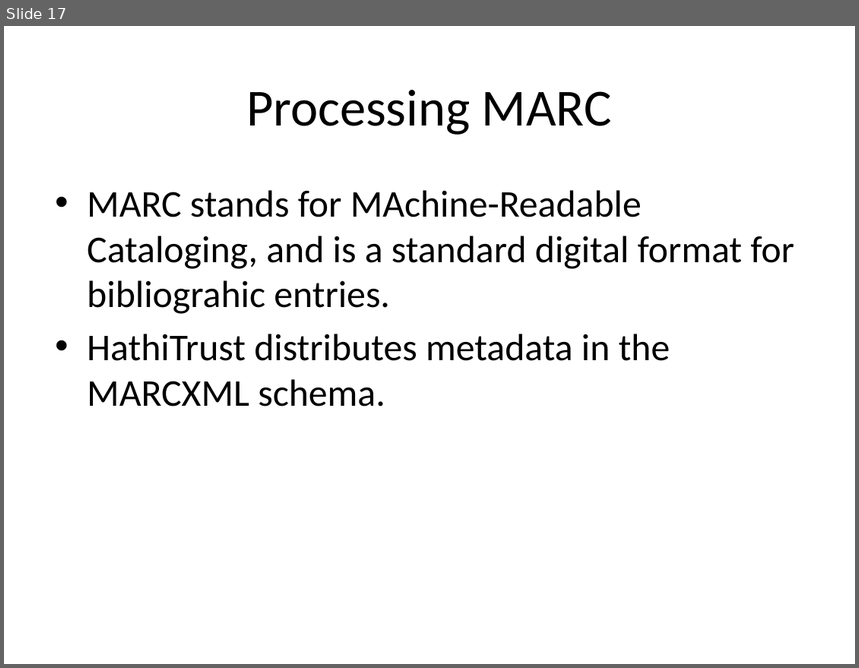
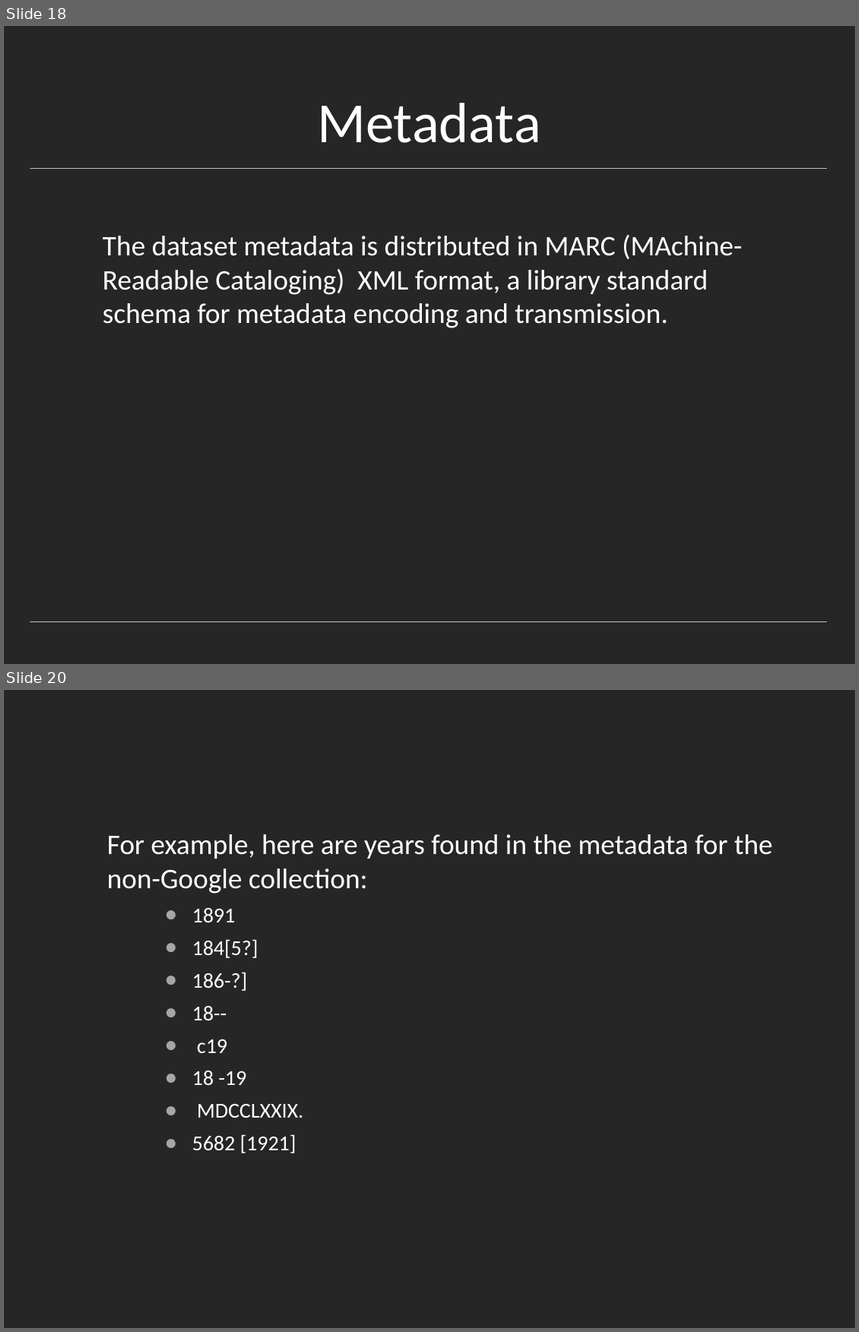
Before and after one commit to rlmv/hathitrust-soer, a slide deck: notes/HathiTrust.pptx. Shown one above the other, each under a label of ours: slide 17 before the commit, slides 18 and 20 after it; the slides between them are not shown. The pictures are 859x668 and 859x1332 pixels, drawn with LibreOffice and Linux fonts; fonts in the diff are those of the drawing. Boxes give left, top, right and bottom in pixels: in the first picture for what was removed or moved away, otherwise in the second. Text is boxed around its words. In the diff, an @@ line names an element or a change of style, - is before the commit and + after.

```diff
--- a/notes/HathiTrust.pptx
+++ b/notes/HathiTrust.pptx
@@ slide 20 added at <box>4,690,855,1328</box>, background #262626 @@
@@ text added at <box>107,834,773,1154</box>, 24 pt, text #FFFFFF @@
+For example, here are years found in the metadata for the non-Google collection:
+      ● 1891
+      ● 184[5?]
+      ● 186-?]
+      ● 18--
+      ● c19
+      ● 18 -19
+      ● MDCCLXXIX.
+      ● 5682 [1921]
@@ what was slide 17 is now slide 18 @@
@@ slide 18 changed as well @@
@@ background #FFFFFF to #262626 @@
@@ title "Metadata" at <box>317,103,541,143</box>: vertical alignment middle to bottom @@
@@ title at <box>317,103,541,143</box>: text changed; size 44 to 48 pt; text colour #000000 to #FFFFFF @@
-Processing MARC
+Metadata
@@ freeform shape added at <box>31,168,827,168</box>, outline #BFBFBF 0.25 pt @@
@@ text at <box>103,235,742,328</box>: text changed; size 32 to 24 pt; text colour #000000 to #FFFFFF @@
-• MARC stands for MAchine-Readable Cataloging, and is a standard digital format for bibliograhic entries.
-• HathiTrust distributes metadata in the MARCXML schema.
+The dataset metadata is distributed in MARC (MAchine-Readable Cataloging) XML format, a library standard schema for metadata encoding and transmission.
@@ freeform shape added at <box>31,622,827,622</box>, outline #BFBFBF 0.25 pt @@
```
Also in this commit, not shown: 7 other slides changed, 16 other slides added, 20 slides removed.
